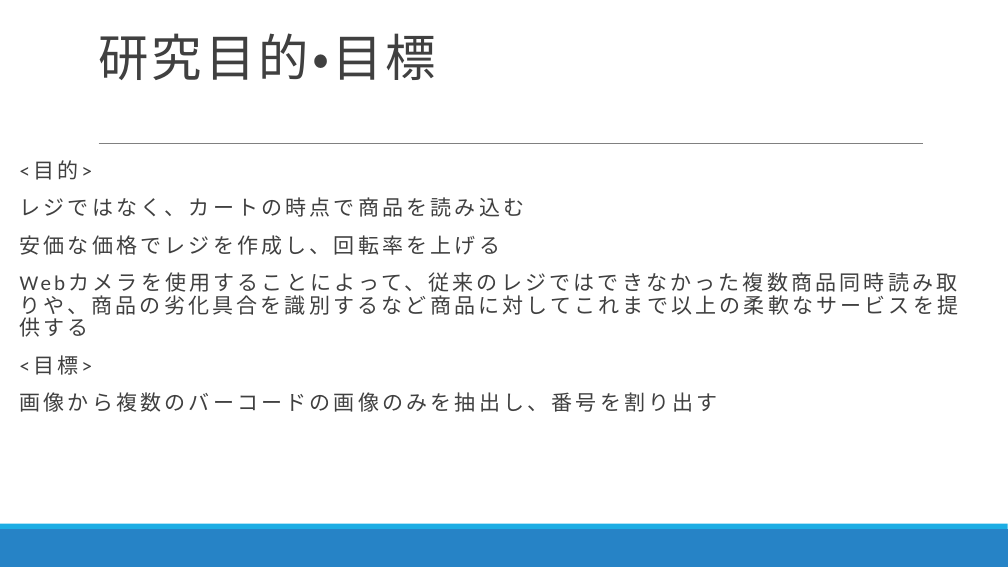
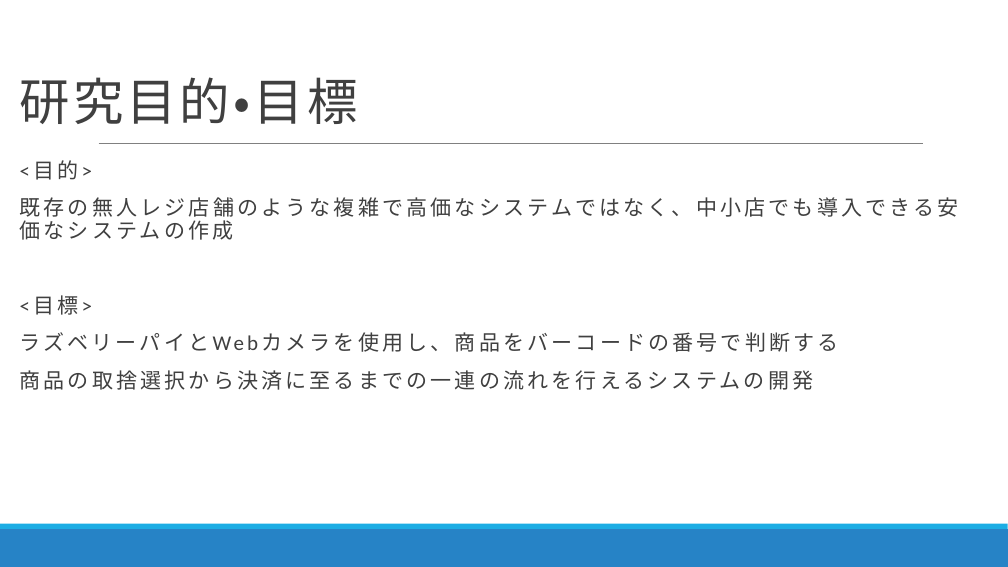
Before and after one commit to DJ956/YoloBarcodeReader, a slide deck: slide 4 of プレゼン/中間報告_danbara.pptx. Drawn at 1008x567 pixels with LibreOffice and Linux fonts; fonts in the diff are those of the drawing. Boxes give left, top, right and bottom in pixels: in the first picture for what was removed or moved away, otherwise in the second. Text is boxed around its words. In the diff, an @@ line names an element or a change of style, - is before the commit and + after.

```diff
--- a/プレゼン/中間報告_danbara.pptx
+++ b/プレゼン/中間報告_danbara.pptx
@@ title "研究目的・目標": place and size @@
-title "研究目的・目標" at [98, 33, 436, 80]
+title "研究目的・目標" at [20, 77, 358, 124]
@@ text at [20, 197, 959, 240]: text changed @@
-  レジではなく、カートの時点で商品を読み込む
-  安価な価格でレジを作成し、回転率を上げる
-  Webカメラを使用することによって、従来のレジではできなかった複数商品同時読み取りや、商品の劣化具合を識別するなど商品に対してこれまで以上の柔軟なサービスを提供する
+  既存の無人レジ店舗のような複雑で高価なシステムではなく、中小店でも導入できる安価なシステムの作成
@@ text at [20, 332, 839, 390]: text changed @@
-  画像から複数のバーコードの画像のみを抽出し、番号を割り出す
+  ラズベリーパイとWebカメラを使用し、商品をバーコードの番号で判断する
+  商品の取捨選択から決済に至るまでの一連の流れを行えるシステムの開発
```
Also in this commit, not shown: 2 other slides changed, 1 slide added.
